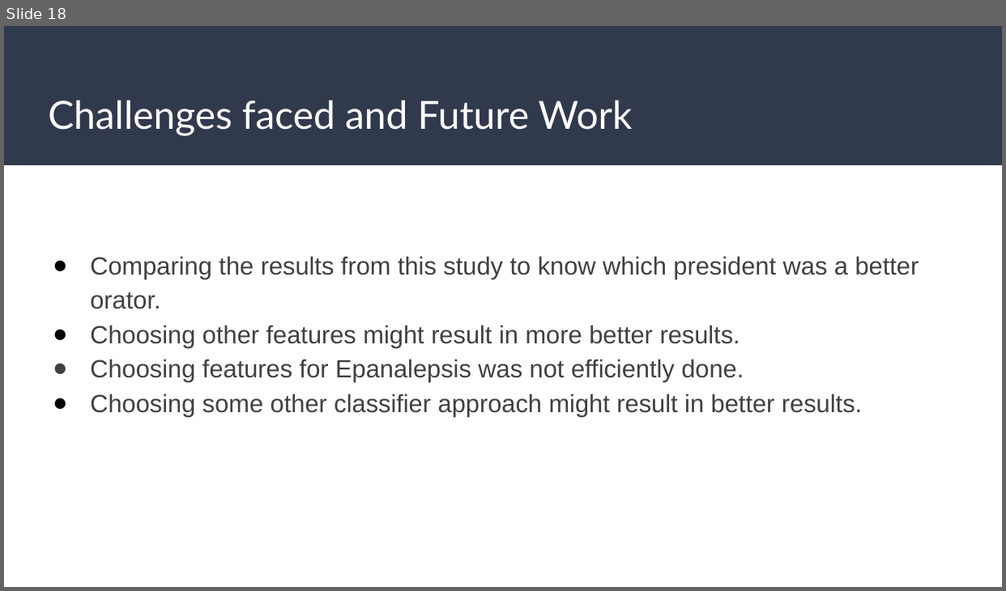
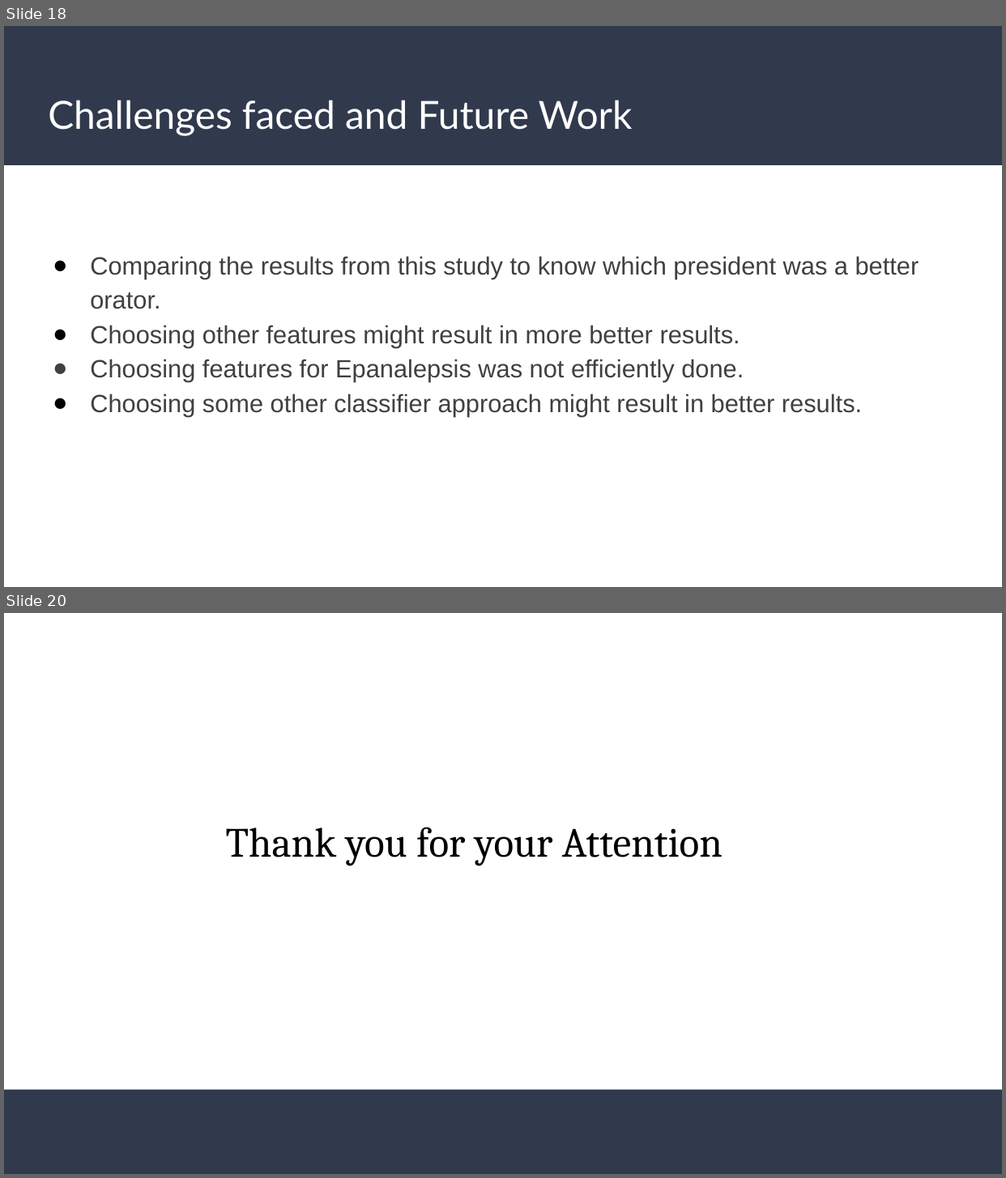
Before and after one commit to ZubairRafiq/Text-Mining-Project, a slide deck: presentation/Text Mining Project.pptx. Shown one above the other, each under a label of ours: slide 18 before the commit, slides 18 and 20 after it; the slides between them are not shown. The pictures are 1006x591 and 1006x1178 pixels, drawn with LibreOffice and Linux fonts; fonts in the diff are those of the drawing. Boxes give left, top, right and bottom in pixels: in the first picture for what was removed or moved away, otherwise in the second. Text is boxed around its words. In the diff, an @@ line names an element or a change of style, - is before the commit and + after.

```diff
--- a/presentation/Text Mining Project.pptx
+++ b/presentation/Text Mining Project.pptx
@@ slide 20 added at [4,613,1002,1174], background #FFFFFF @@
@@ text added at [226,827,722,866], 30 pt, text #000000 @@
+Thank you for your Attention
@@ rectangle added at [4,1090,1002,1174], fill #31394D @@
```
Also in this commit, not shown: 1 other slide added.
